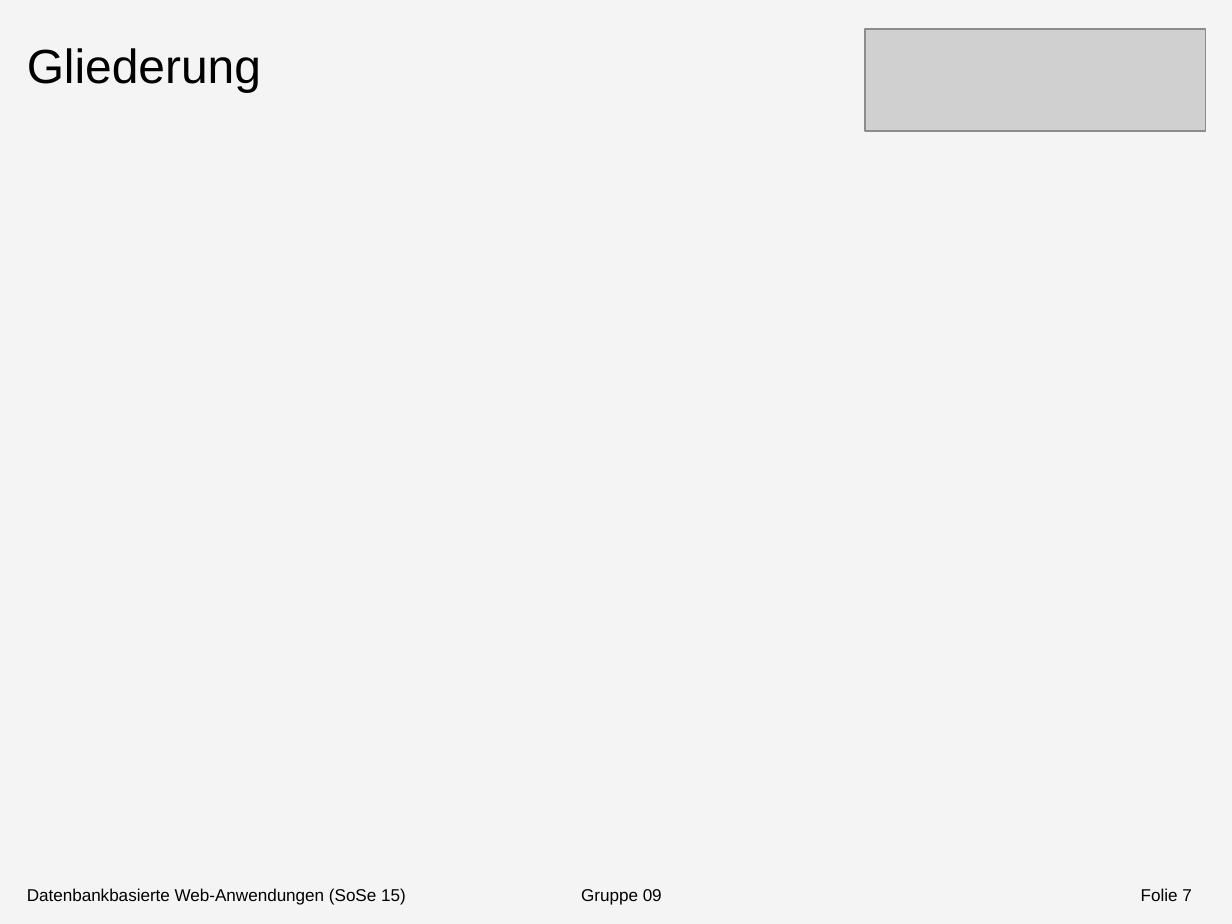
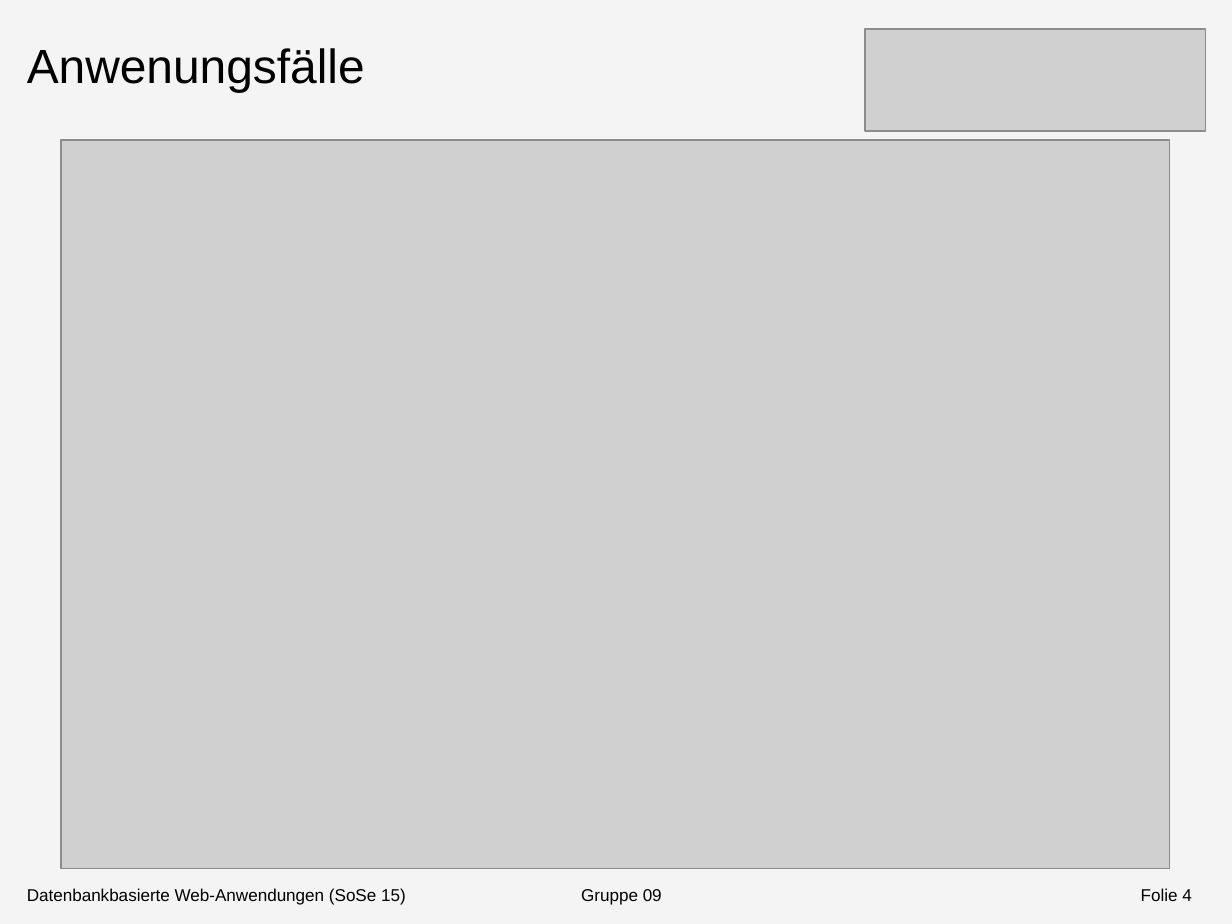
Before and after one commit to Shardic/DatenbankenMI2015, a slide deck: slide 4 of Doku/Dokumentation/Präsentation/Präsentation1.pptx (slide 7 before the commit). Drawn at 1232x924 pixels with LibreOffice and Linux fonts; fonts in the diff are those of the drawing; grey boxes stand for pictures. Boxes give left, top, right and bottom in pixels: in the first picture for what was removed or moved away, otherwise in the second. Text is boxed around its words. In the diff, an @@ line names an element or a change of style, - is before the commit and + after.

```diff
--- a/Doku/Dokumentation/Präsentation/Präsentation1.pptx
+++ b/Doku/Dokumentation/Präsentation/Präsentation1.pptx
@@ text at (27, 48, 365, 92): text changed @@
-Gliederung
+Anwenungsfälle
@@ picture added at (60, 140, 1169, 869) @@
@@ page number at (1141, 888, 1192, 901): text changed @@
-Folie 7
+Folie 4
```
Also in this commit, not shown: 2 other slides changed, 1 slide added, 2 other files.
